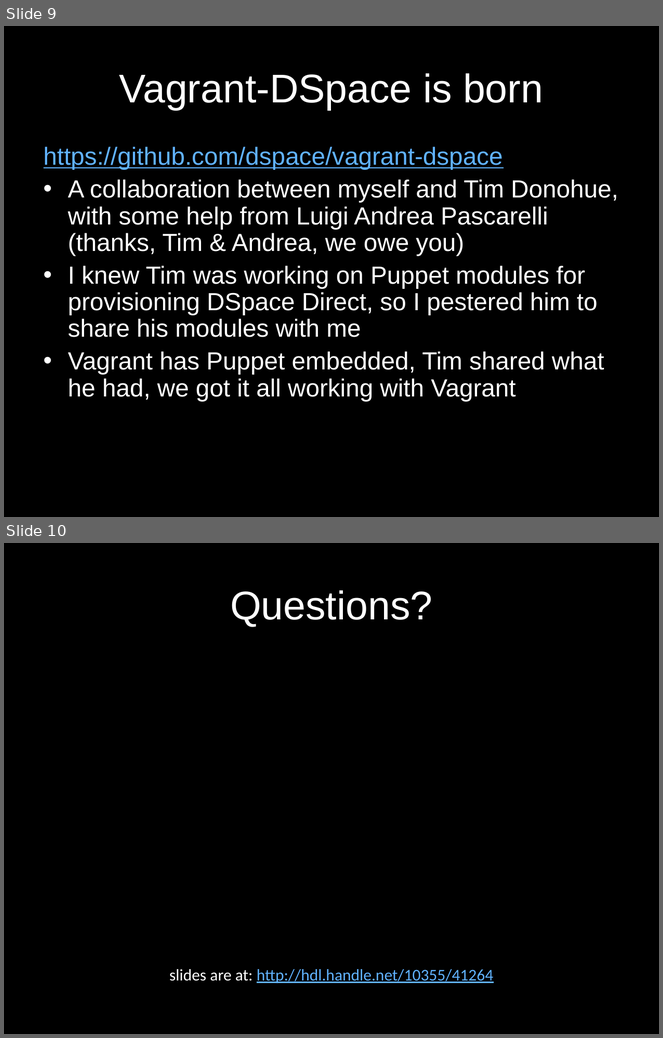
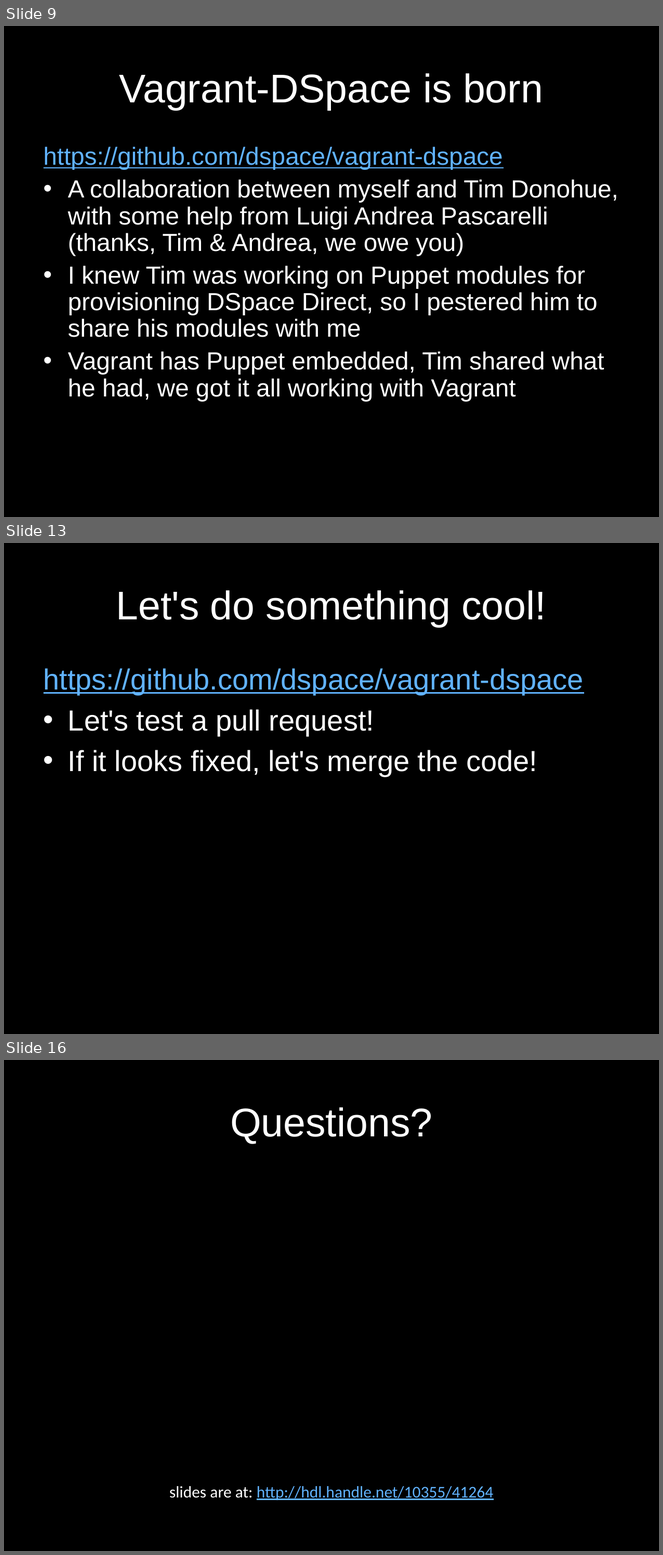
Before and after one commit to hardyoyo/or2015-live-demo-vagrant-dspace, a slide deck: intro_slides.odp. Shown one above the other, each under a label of ours: slides 9 and 10 before the commit, slides 9, 13 and 16 after it; the slides between them are not shown. The pictures are 663x1038 and 663x1555 pixels, drawn with LibreOffice and Linux fonts; fonts in the diff are those of the drawing. Boxes give left, top, right and bottom in pixels: in the first picture for what was removed or moved away, otherwise in the second. Text is boxed around its words. In the diff, an @@ line names an element or a change of style, - is before the commit and + after.

```diff
--- a/intro_slides.odp
+++ b/intro_slides.odp
@@ slide 13 added at [4, 543, 659, 1034], background #000000 @@
@@ title added at [116, 590, 546, 627], 44 pt, text #FFFFFF @@
+Let's do something cool!
@@ text added at [44, 668, 584, 777], 32 pt, text #FFFFFF @@
+https://github.com/dspace/vagrant-dspace
+• Let's test a pull request!
+• If it looks fixed, let's merge the code!
@@ what was slide 10 is now slide 16 @@
```
Also in this commit, not shown: 1 slide changed, 6 other slides added, 1 slide removed, 1 other file.
